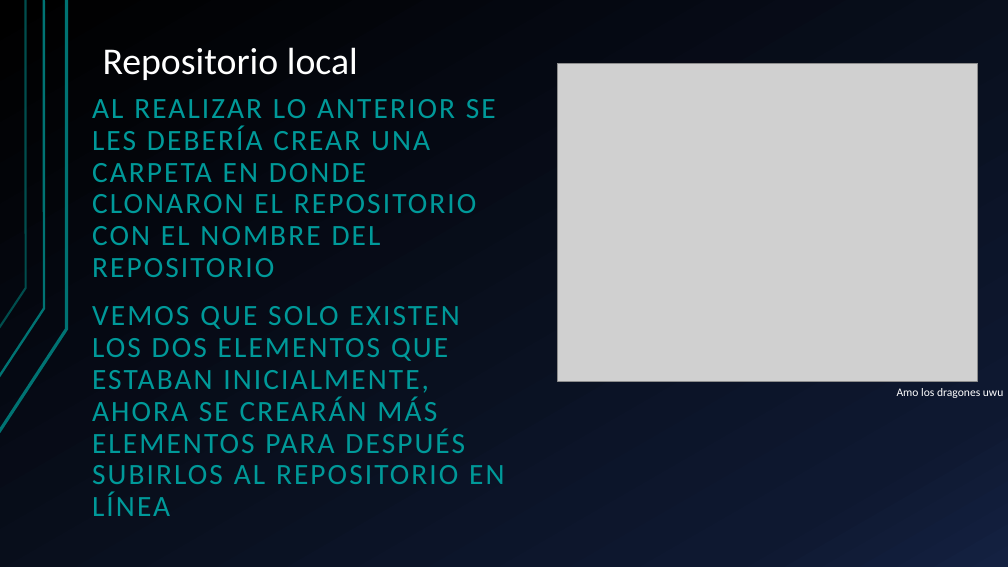
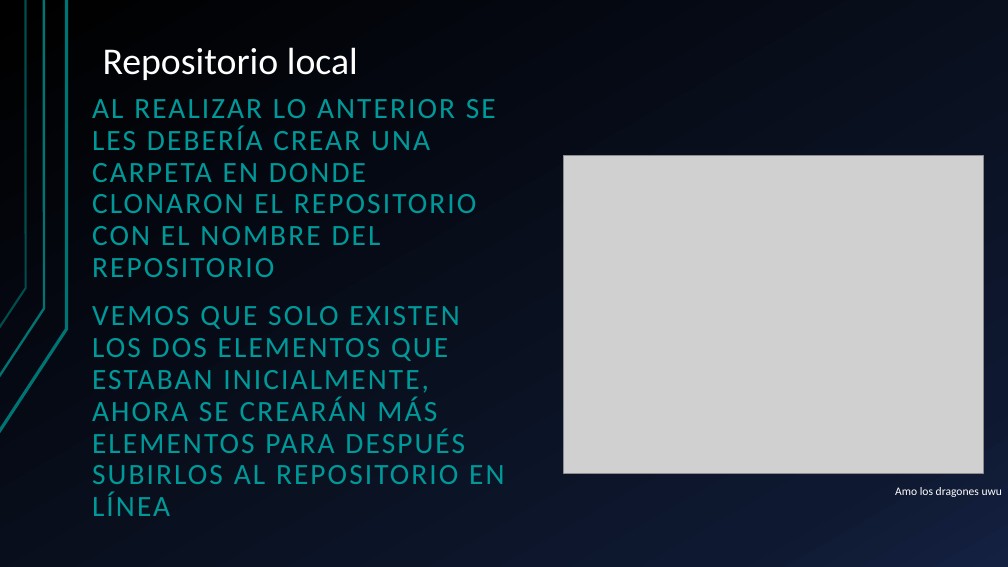
Before and after one commit to AgustinVal/Gente-bonita-de-Informatica-uwu, a slide deck: slide 8 of Pseudo-Clase GitHub.pptx. Drawn at 1008x567 pixels with LibreOffice and Linux fonts; fonts in the diff are those of the drawing; grey boxes stand for pictures. Boxes give left, top, right and bottom in pixels: in the first picture for what was removed or moved away, otherwise in the second. Text is boxed around its words. In the diff, an @@ line names an element or a change of style, - is before the commit and + after.

```diff
--- a/Pseudo-Clase GitHub.pptx
+++ b/Pseudo-Clase GitHub.pptx
@@ picture: place and size @@
-picture at [557, 64, 977, 382]
+picture at [563, 156, 983, 474]
@@ text "Amo los dragones uwu": place and size @@
-text "Amo los dragones uwu" at [897, 388, 1003, 398]
+text "Amo los dragones uwu" at [895, 487, 1002, 497]
```
Also in this commit, not shown: 12 other slides changed, 1 slide added, 1 slide removed.
